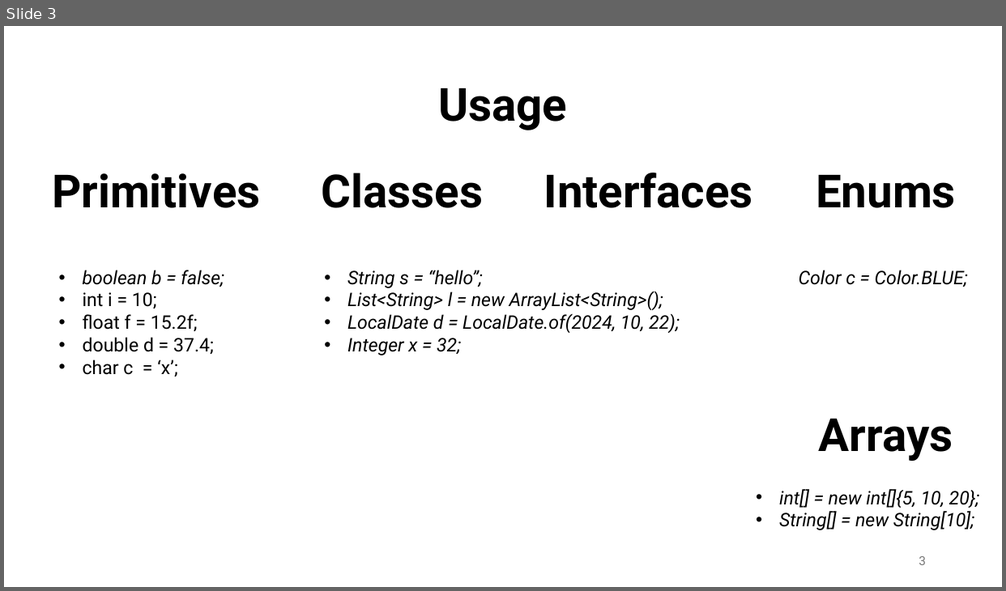
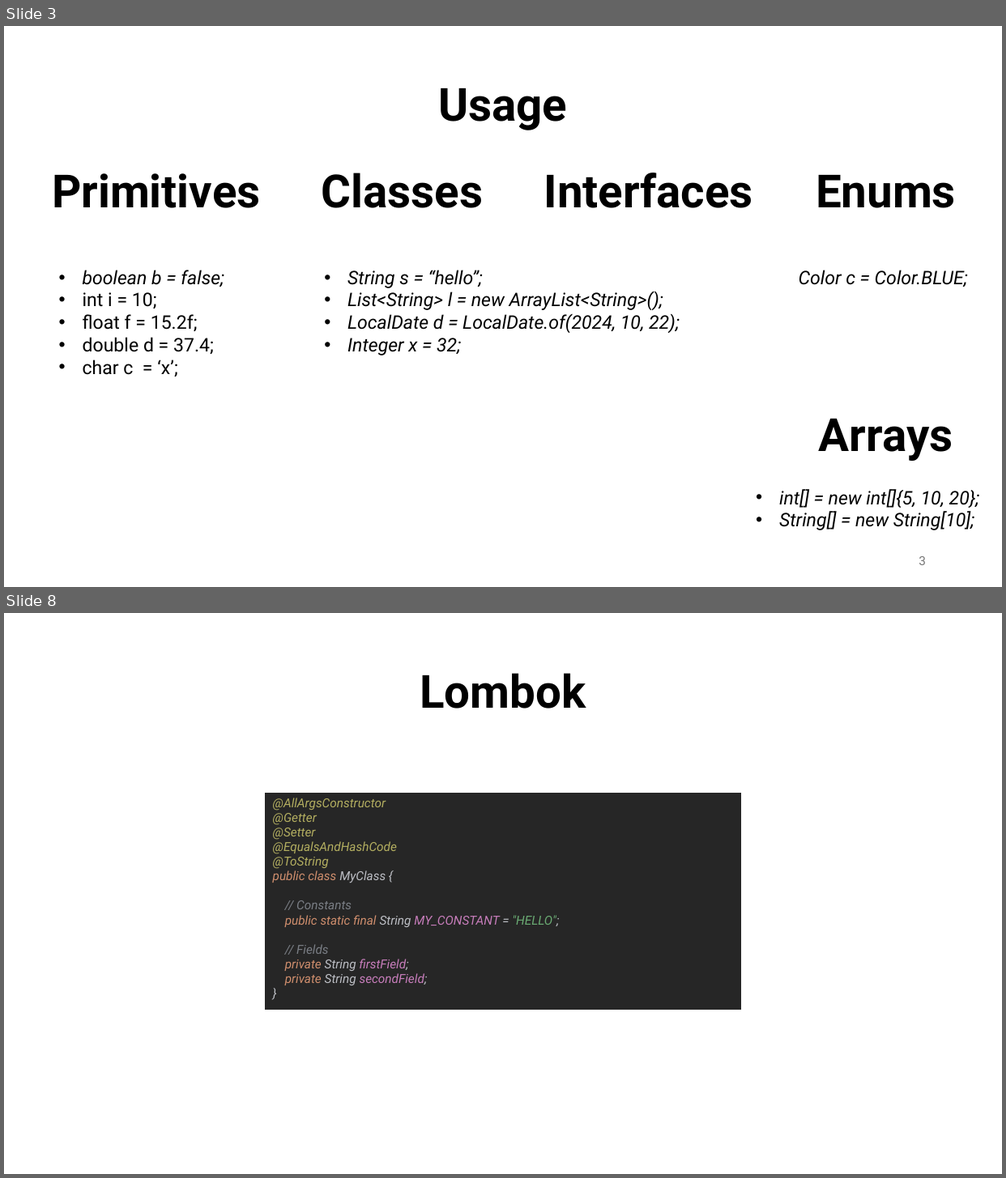
Before and after one commit to aminebag/distributed_systems, a slide deck: java.pptx. Shown one above the other, each under a label of ours: slide 3 before the commit, slides 3 and 8 after it; the slides between them are not shown. The pictures are 1006x591 and 1006x1178 pixels, drawn with LibreOffice and Linux fonts; fonts in the diff are those of the drawing. Boxes give left, top, right and bottom in pixels: in the first picture for what was removed or moved away, otherwise in the second. Text is boxed around its words. In the diff, an @@ line names an element or a change of style, - is before the commit and + after.

```diff
--- a/java.pptx
+++ b/java.pptx
@@ slide 8 added at bbox=[4, 613, 1002, 1174], background #FFFFFF @@
@@ text added at bbox=[420, 673, 586, 709], 44 pt, text #000000, bold @@
+Lombok
@@ table added at bbox=[266, 793, 740, 1010], 1 rows, 1 columns @@
+@AllArgsConstructor / @Getter @Setter @EqualsAndHashCode @ToString public class MyClass { // Constants public static final String MY_CONSTANT = "HELLO"; // Fields private String firstField; private String secondField; }
```
Also in this commit, not shown: 6 slides changed, 6 other slides added, 1 slide removed, 1 other file.
